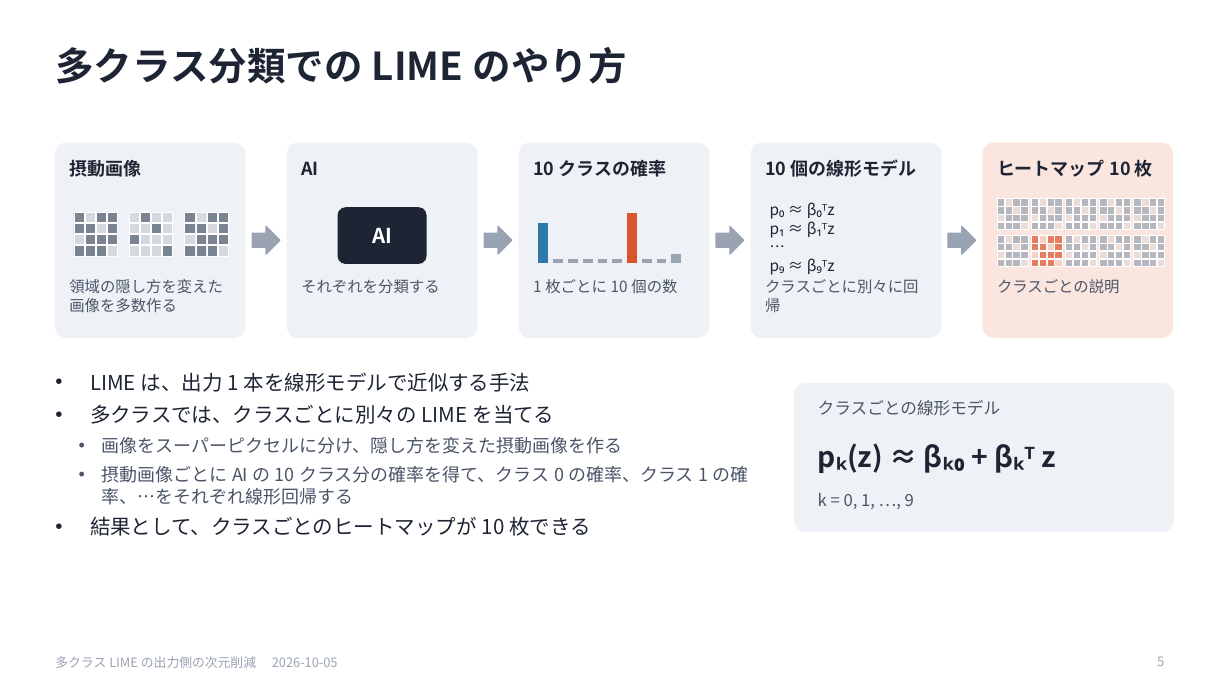
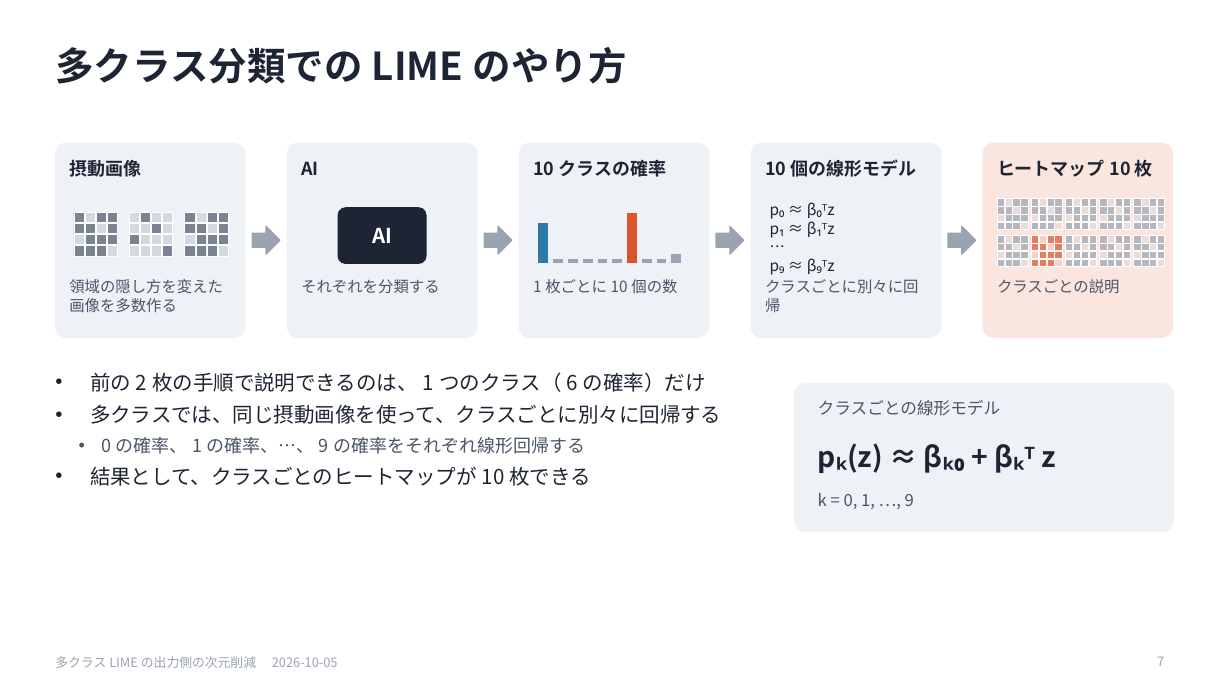
Before and after one commit to SoutaIkegame/Fisher_LIME, a slide deck: slide 7 of docs/seminar/2026-10-05_seminar.pptx (slide 5 before the commit). Drawn at 1232x693 pixels with LibreOffice and Linux fonts; fonts in the diff are those of the drawing. Boxes give left, top, right and bottom in pixels: in the first picture for what was removed or moved away, otherwise in the second. Text is boxed around its words. In the diff, an @@ line names an element or a change of style, - is before the commit and + after.

```diff
--- a/docs/seminar/2026-10-05_seminar.pptx
+++ b/docs/seminar/2026-10-05_seminar.pptx
@@ text at (x1=90, y1=372, x2=721, y2=454): text changed; size 14 to 16 pt; text colour #4A5568 to #1D2433 @@
-• LIMEは、出力1本を線形モデルで近似する手法
-• 多クラスでは、クラスごとに別々のLIMEを当てる
-  • 画像をスーパーピクセルに分け、隠し方を変えた摂動画像を作る
-  • 摂動画像ごとにAIの10クラス分の確率を得て、クラス0の確率、クラス1の確率、…をそれぞれ線形回帰する
+• 前の2枚の手順で説明できるのは、1つのクラス（6の確率）だけ
+• 多クラスでは、同じ摂動画像を使って、クラスごとに別々に回帰する
+  • 0の確率、1の確率、…、9の確率をそれぞれ線形回帰する
@@ page number at (x1=1157, y1=656, x2=1164, y2=666): text changed @@
-5
+7
```
Also in this commit, not shown: 8 other slides changed, 3 slides added, 6 other files.
